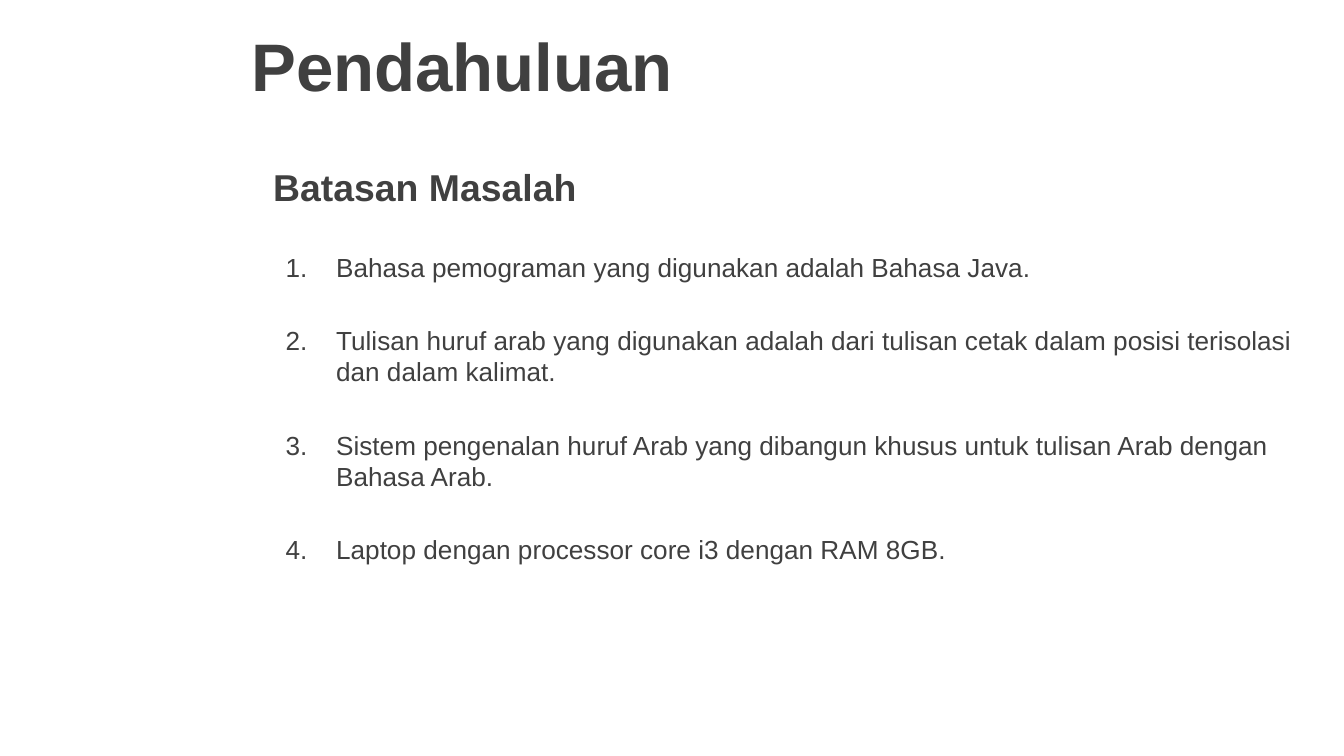
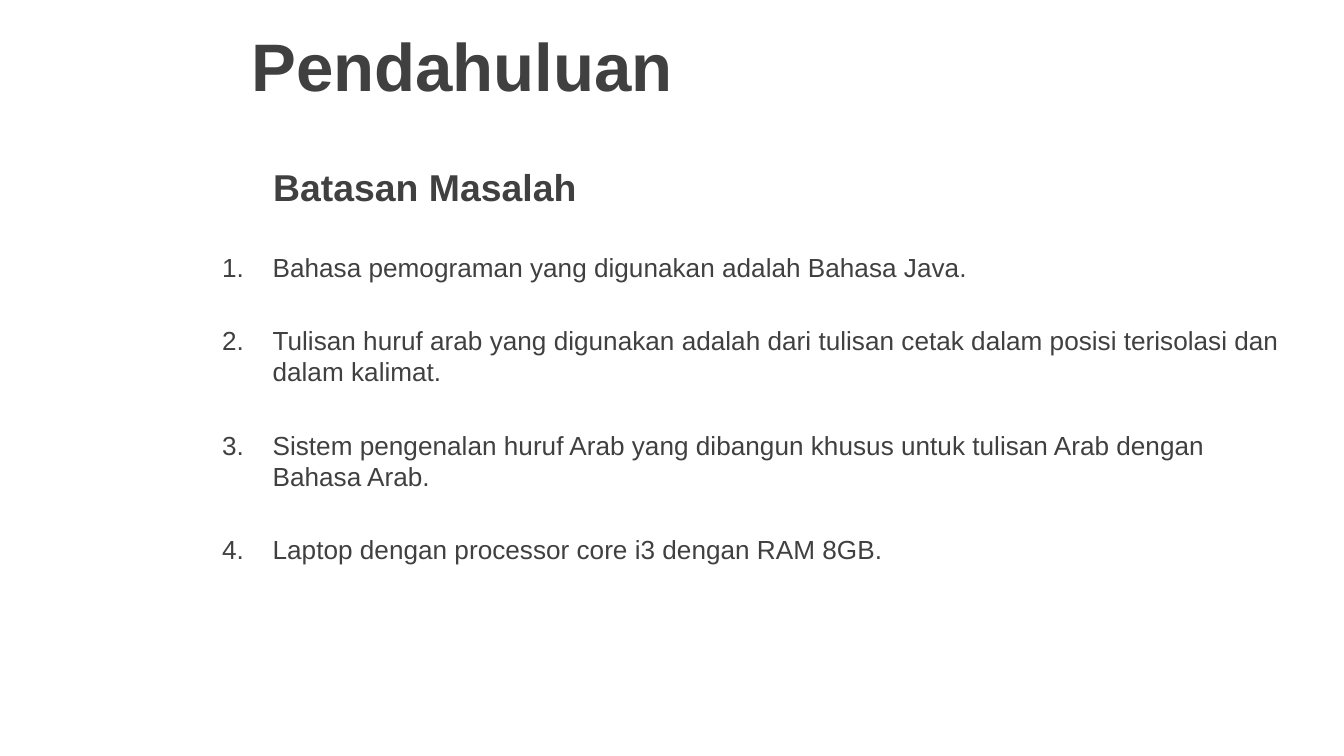
Before and after one commit to ainawind27/arabicocr-data, a slide deck: slide 5 of 1. presentasi/SEMINAR TESIS II/Green-abstract-background-and-squares-PowerPoint-Templates-Widescreen.pptx (slide 4 before the commit). Drawn at 1344x756 pixels with LibreOffice and Linux fonts; fonts in the diff are those of the drawing; background and template pictures are left out. Boxes give left, top, right and bottom in pixels: in the first picture for what was removed or moved away, otherwise in the second. Text is boxed around its words. In the diff, an @@ line names an element or a change of style, - is before the commit and + after.

```diff
--- a/1. presentasi/SEMINAR TESIS II/Green-abstract-background-and-squares-PowerPoint-Templates-Widescreen.pptx
+++ b/1. presentasi/SEMINAR TESIS II/Green-abstract-background-and-squares-PowerPoint-Templates-Widescreen.pptx
@@ text "Bahasa pemograman yang digunakan adalah ..." rewrapped from [336,258,1290,565] to [273,258,1278,565] @@
```
Also in this commit, not shown: 8 other slides changed, 22 slides added, 47 other files.
